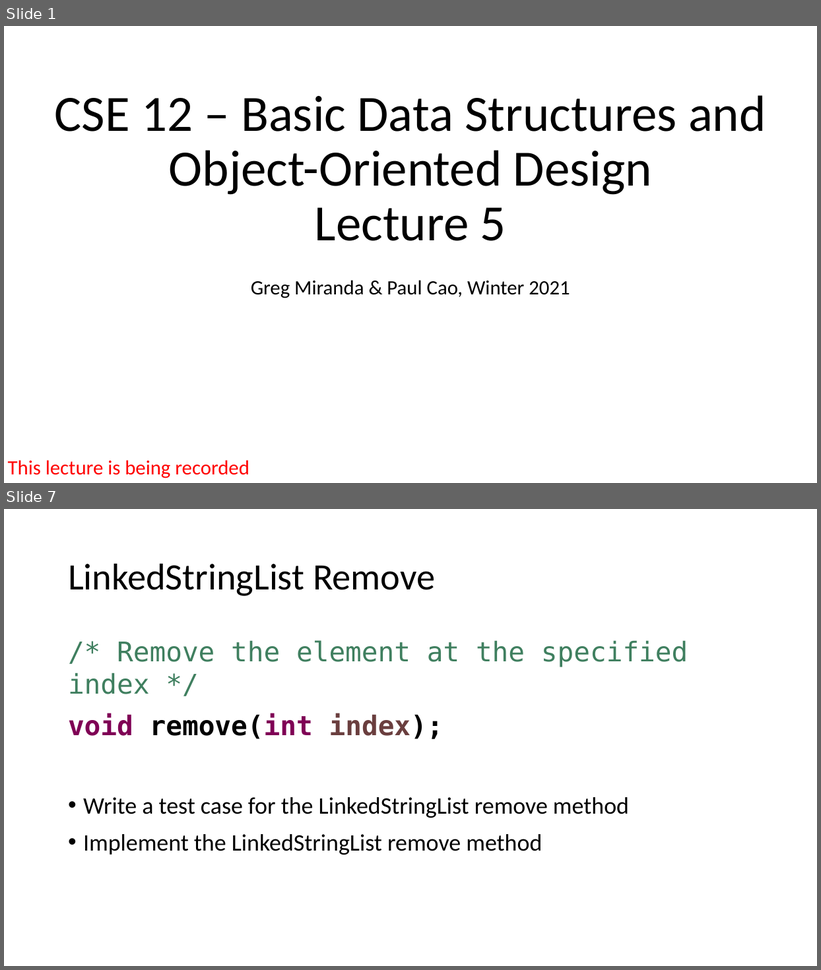
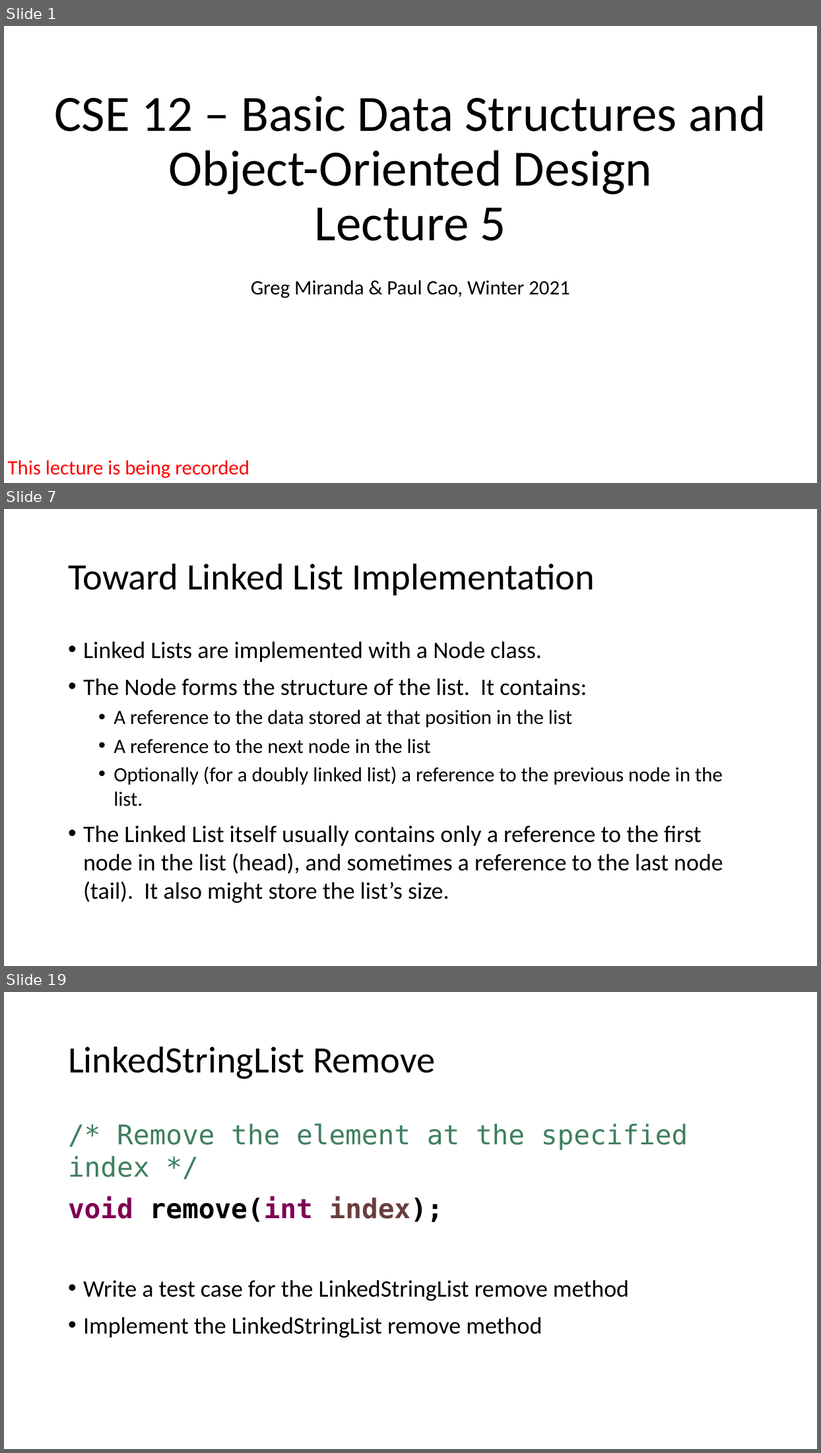
Before and after one commit to ucsd-cse12-w21/ucsd-cse12-w21.github.io, a slide deck: lectures/lecture-05/Lecture-Live C00/Lecture 05 - Lecture.pptx. Shown one above the other, each under a label of ours: slides 1 and 7 before the commit, slides 1, 7 and 19 after it; the slides between them are not shown. The pictures are 821x970 and 821x1453 pixels, drawn with LibreOffice and Linux fonts; fonts in the diff are those of the drawing. Boxes give left, top, right and bottom in pixels: in the first picture for what was removed or moved away, otherwise in the second. Text is boxed around its words. In the diff, an @@ line names an element or a change of style, - is before the commit and + after.

```diff
--- a/lectures/lecture-05/Lecture-Live C00/Lecture 05 - Lecture.pptx
+++ b/lectures/lecture-05/Lecture-Live C00/Lecture 05 - Lecture.pptx
@@ slide 7 added at [4, 509, 817, 966], background #FFFFFF @@
@@ title added at [68, 563, 595, 595], 33 pt, text #000000 @@
+Toward Linked List Implementation
@@ text added at [83, 642, 723, 903], 21 pt, text #000000 @@
+• Linked Lists are implemented with a Node class.
+• The Node forms the structure of the list. It contains:
+  • A reference to the data stored at that position in the list
+  • A reference to the next node in the list
+  • Optionally (for a doubly linked list) a reference to the previous node in the list.
+• The Linked List itself usually contains only a reference to the first node in the list (head), and sometimes a reference to the last node (tail). It also might store the list’s size.
@@ what was slide 7 is now slide 19 @@
```
Also in this commit, not shown: 2 slides changed, 14 other slides added, 3 slides removed, 3 other files.
